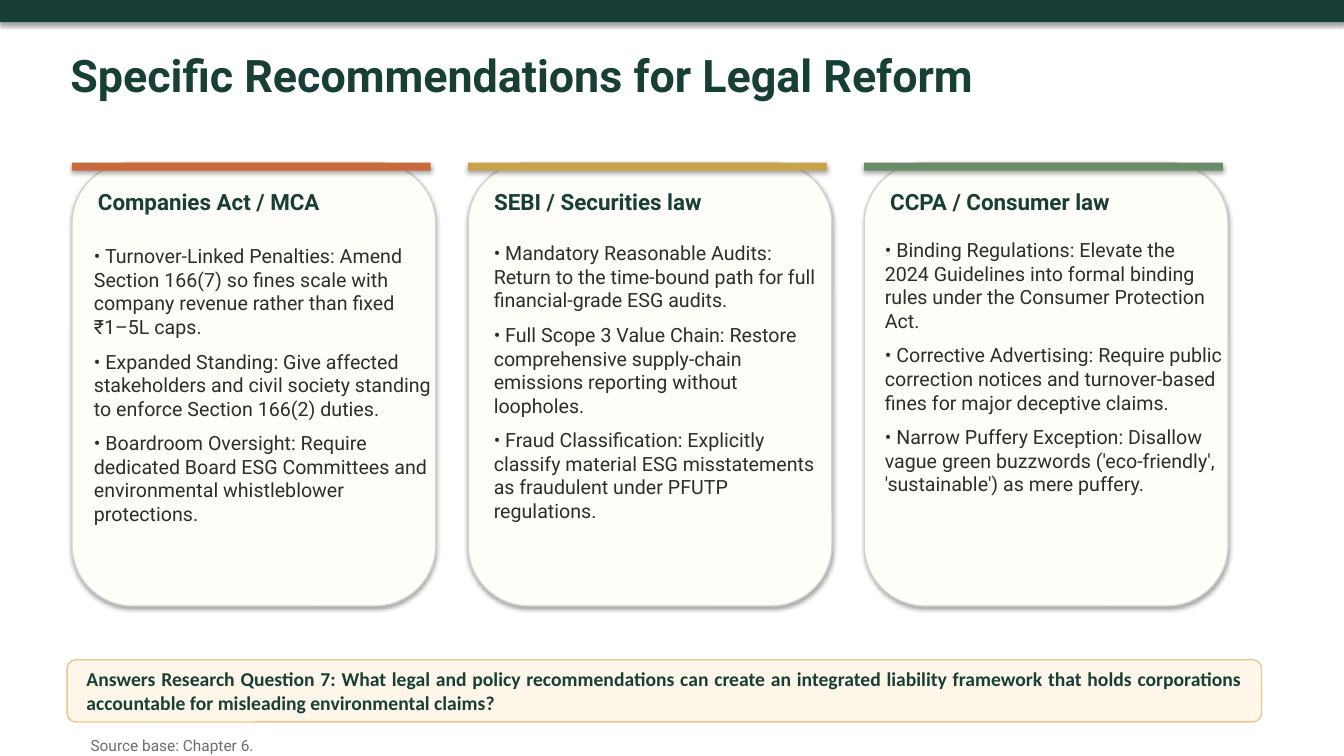
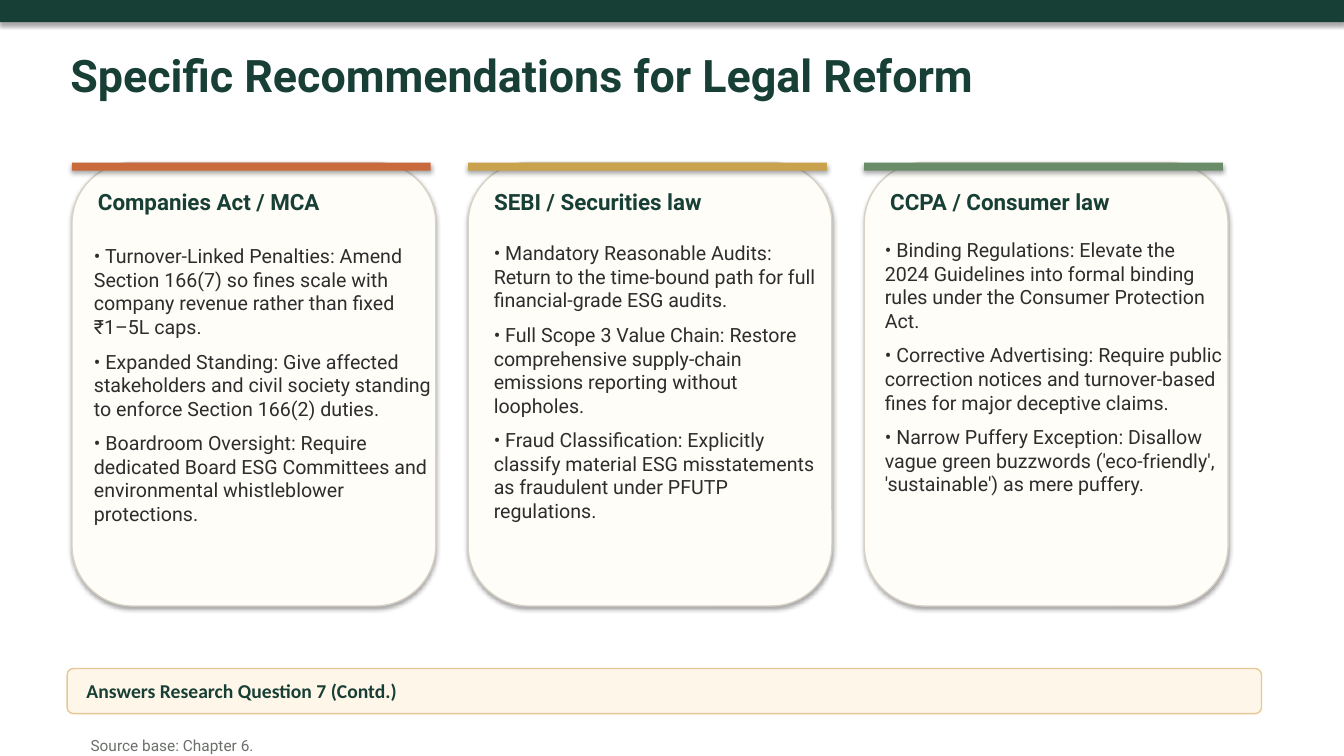
Before and after one commit to atul516/Final-VIva, a slide deck: slide 22 of Thesis Defence Presentation Final.pptx (slide 23 before the commit). Drawn at 1344x756 pixels with LibreOffice and Linux fonts; fonts in the diff are those of the drawing. Boxes give left, top, right and bottom in pixels: in the first picture for what was removed or moved away, otherwise in the second. Text is boxed around its words. In the diff, an @@ line names an element or a change of style, - is before the commit and + after.

```diff
--- a/Thesis Defence Presentation Final.pptx
+++ b/Thesis Defence Presentation Final.pptx
@@ rounded rectangle resized from (x1=68, y1=660, x2=1262, y2=723) to (x1=68, y1=668, x2=1262, y2=714) @@
@@ text at (x1=86, y1=683, x2=397, y2=701): text changed @@
-Answers Research Question 7: What legal and policy recommendations can create an integrated liability framework that holds corporations accountable for misleading environmental claims?
+Answers Research Question 7 (Contd.)
```
Also in this commit, not shown: 5 other slides changed, 1 slide added, 2 slides removed.
